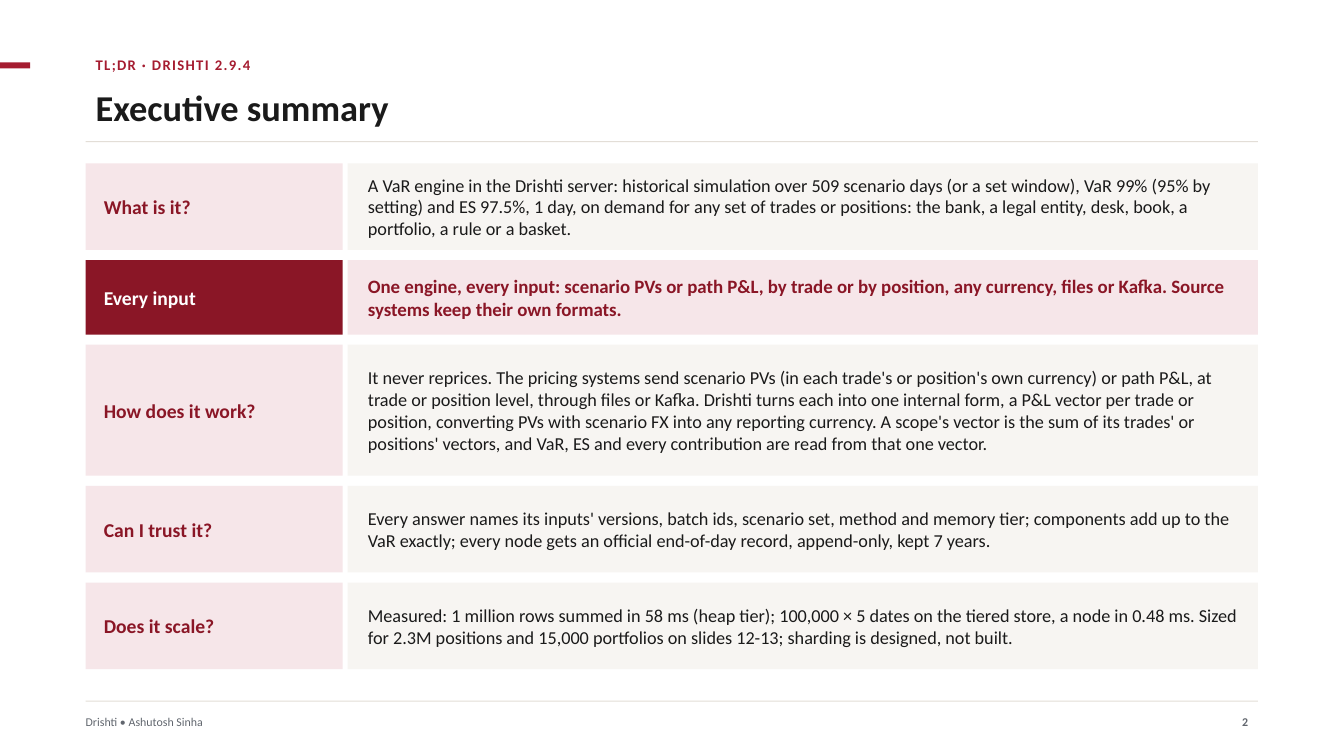
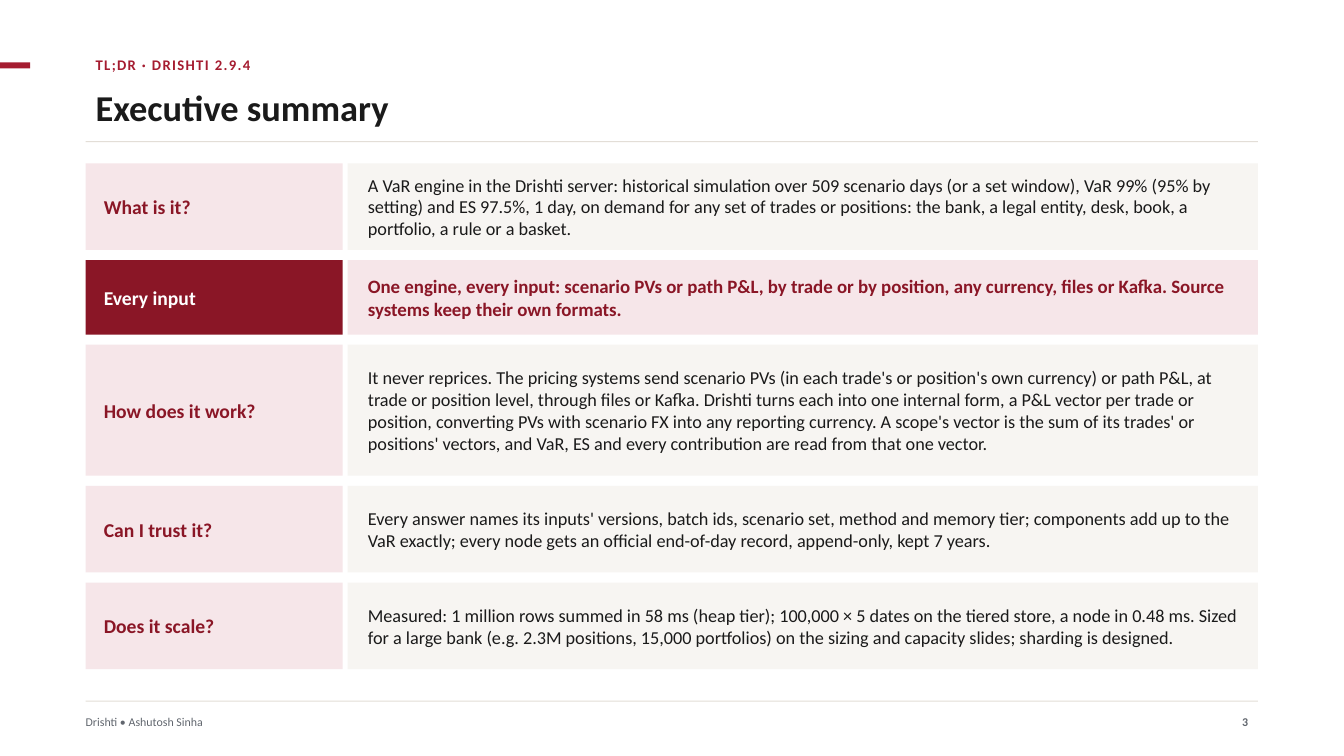
Before and after one commit to ajsinha/drishti, a slide deck: slide 3 of docs/publications/Drishti-VaR-Engine.pptx (slide 2 before the commit). Drawn at 1344x756 pixels with LibreOffice and Linux fonts; fonts in the diff are those of the drawing. Boxes give left, top, right and bottom in pixels: in the first picture for what was removed or moved away, otherwise in the second. Text is boxed around its words. In the diff, an @@ line names an element or a change of style, - is before the commit and + after.

Commit message:
VaR engine deck expanded to 34 slides: hierarchies, the pricing-system record and onboarding, 10-day and stressed VaR, capacity and the hardware plan with 39% headroom, Delta or Iceberg, schema changes, deployment options, AWS deployment and cost (ECS, Fargate, S3 first; options A, B and sharded C), operations, model risk and controls, rollout, glossary

```diff
--- a/docs/publications/Drishti-VaR-Engine.pptx
+++ b/docs/publications/Drishti-VaR-Engine.pptx
@@ text at [368, 609, 1237, 647]: text changed @@
-Measured: 1 million rows summed in 58 ms (heap tier); 100,000 × 5 dates on the tiered store, a node in 0.48 ms. Sized for 2.3M positions and 15,000 portfolios on slides 12-13; sharding is designed, not built.
+Measured: 1 million rows summed in 58 ms (heap tier); 100,000 × 5 dates on the tiered store, a node in 0.48 ms. Sized for a large bank (e.g. 2.3M positions, 15,000 portfolios) on the sizing and capacity slides; sharding is designed.
```
Also in this commit, not shown: 5 other slides changed, 19 slides added, 1 other file.
